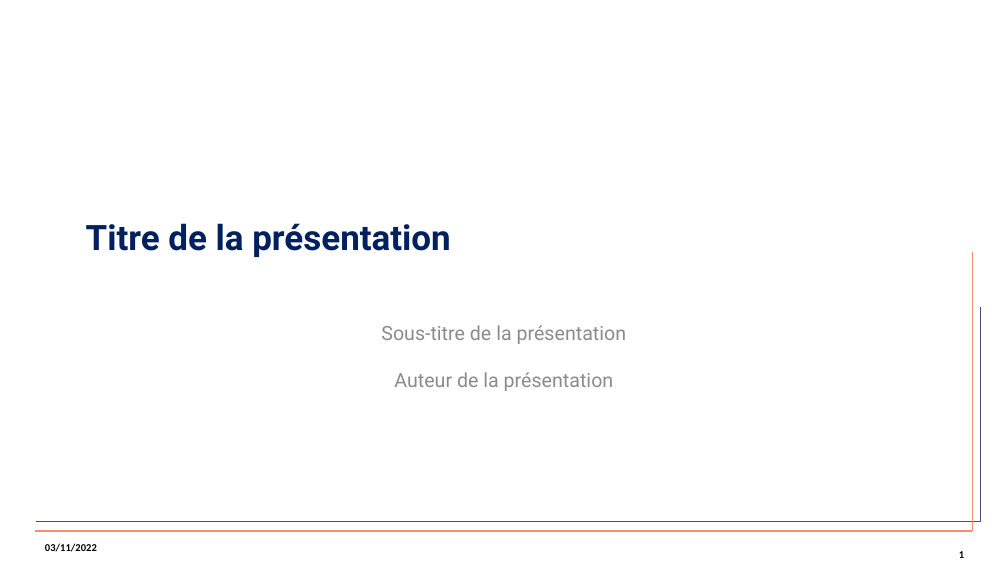
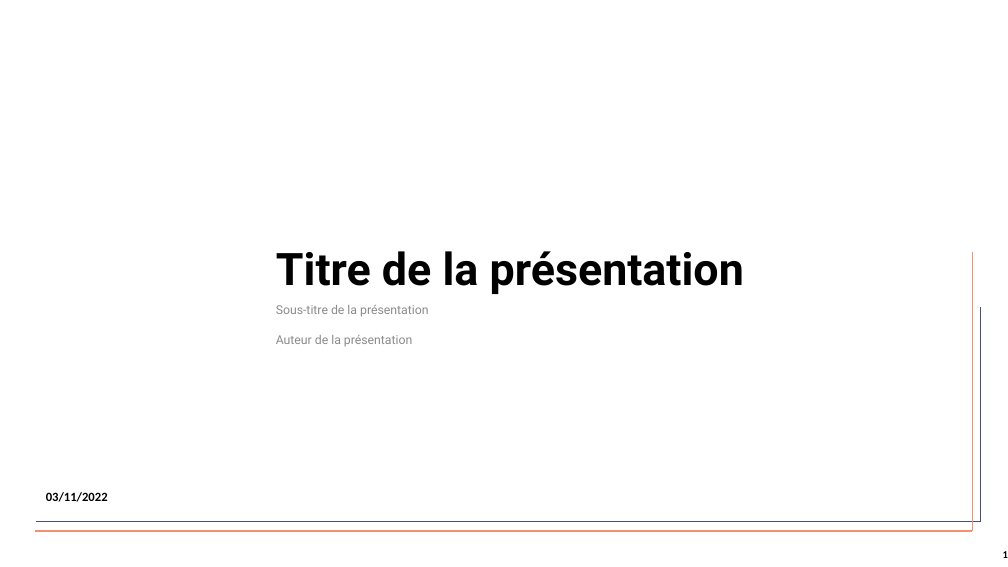
Before and after one commit to spyrales/quarto-gouv, a slide deck: slide 1 of _extensions/presentation-gouv/ressources/template_presentation.pptx. Drawn at 1008x567 pixels with LibreOffice and Linux fonts; fonts in the diff are those of the drawing; background and template pictures are left out. Boxes give left, top, right and bottom in pixels: in the first picture for what was removed or moved away, otherwise in the second. Text is boxed around its words. In the diff, an @@ line names an element or a change of style, - is before the commit and + after.

Commit message:
improving the title slide

```diff
--- a/_extensions/presentation-gouv/ressources/template_presentation.pptx
+++ b/_extensions/presentation-gouv/ressources/template_presentation.pptx
@@ title "Titre de la présentation": place and size @@
-title "Titre de la présentation" at (86,223,450,257)
+title "Titre de la présentation" at (276,251,744,294)
@@ title "Titre de la présentation" at (276,251,744,294): size 25 to 32 pt, text colour #002060 to #000000 @@
@@ subtitle "Sous-titre de la présentation Auteur ...": place and size @@
-subtitle "Sous-titre de la présentation Auteur ..." at (381,325,627,391)
+subtitle "Sous-titre de la présentation Auteur ..." at (276,305,428,347)
@@ subtitle "Sous-titre de la présentation Auteur ..." at (276,305,428,347): size 14 to 8.8 pt; alignment centre to left; less space between paragraphs; vertical alignment top to middle @@
@@ text "03/11/2022": place and size @@
-text "03/11/2022" at (45,543,97,552)
+text "03/11/2022" at (46,492,108,502)
@@ text "03/11/2022" at (46,492,108,502): size 7.5 to 9 pt @@
@@ page number: place and size @@
-page number at (959,551,964,558)
+page number at (1003,551,1008,558)
```
Also in this commit, not shown: 2 other slides changed, 1 slide added, 1 slide removed.
